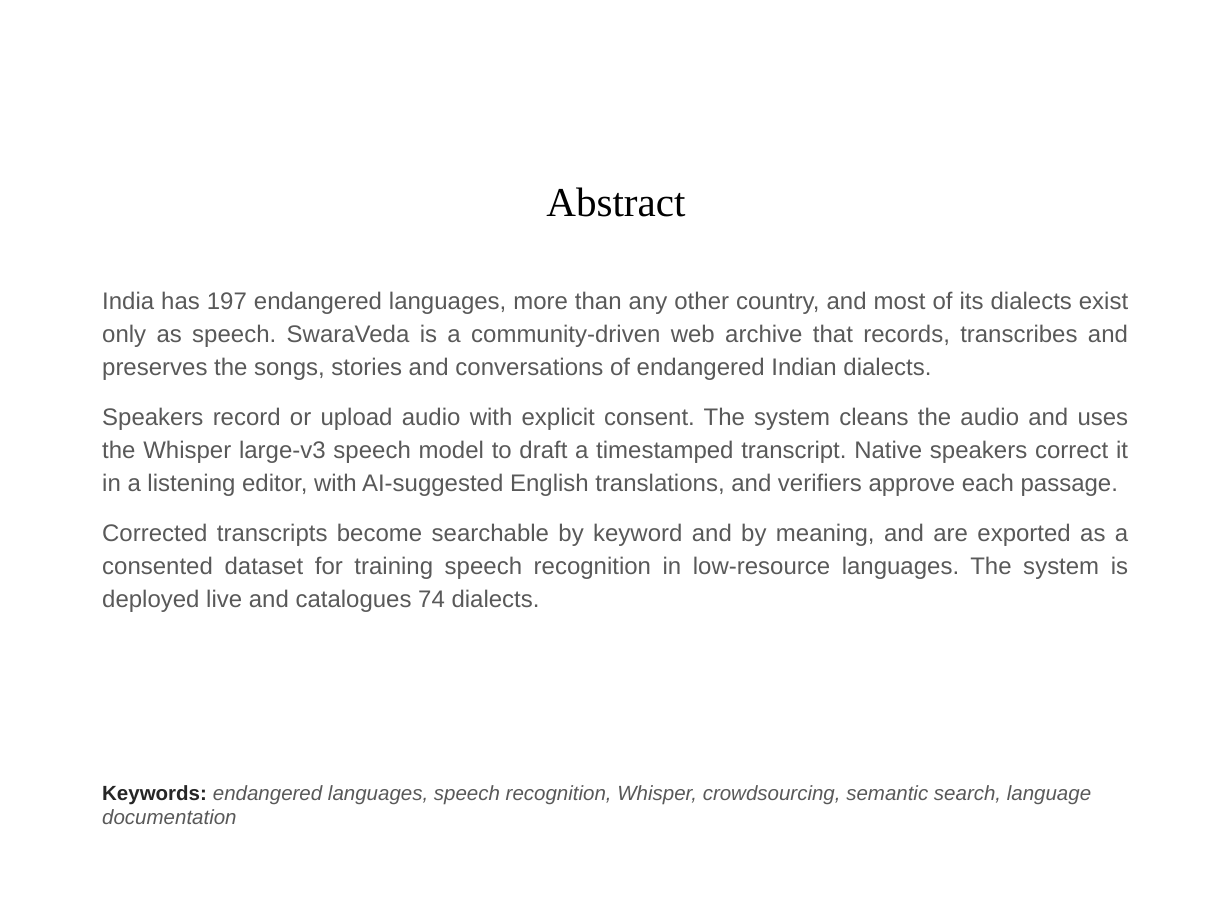
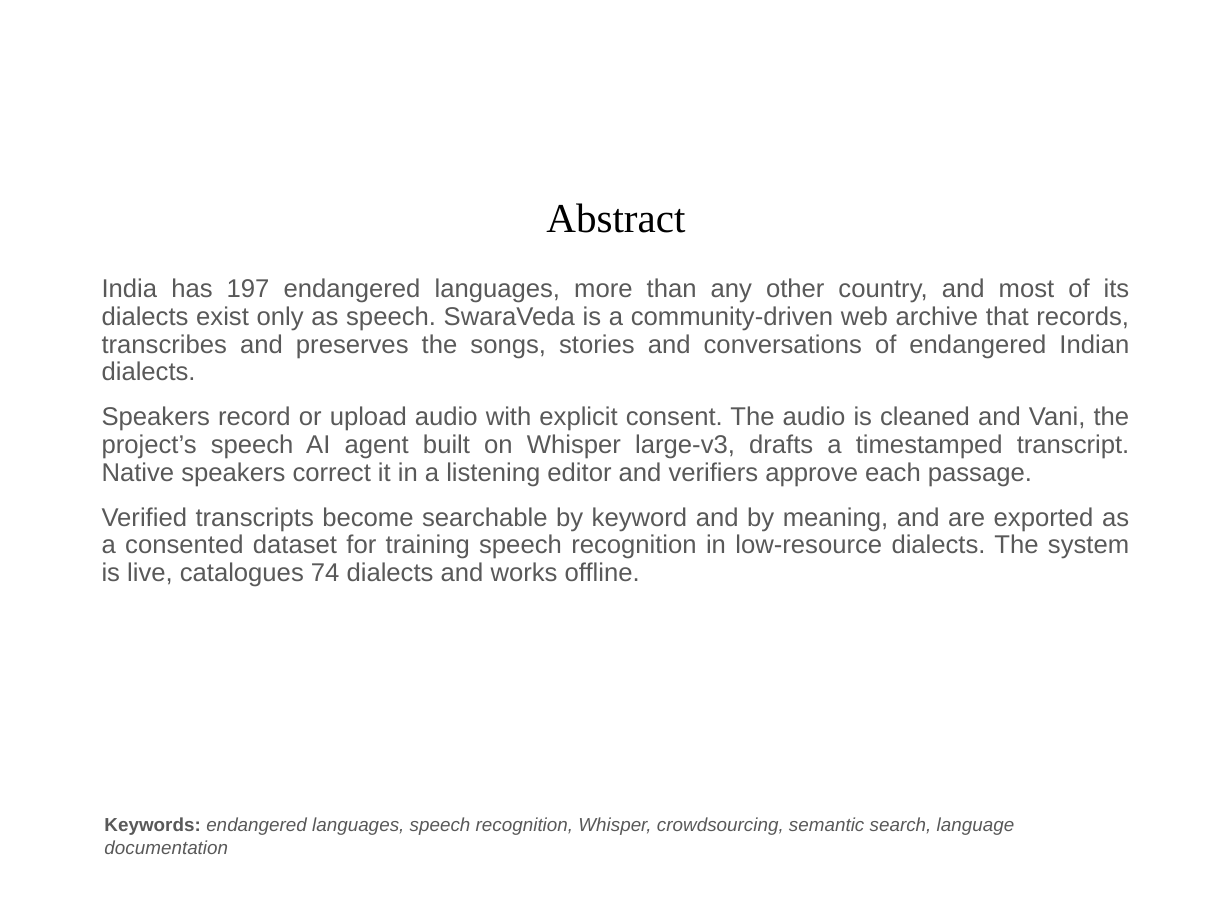
Before and after one commit to Mohamed-Ali-4/SwaraVeda, a slide deck: slide 3 of docs/SwaraVeda_Review2.pptx. Drawn at 1232x924 pixels with LibreOffice and Linux fonts; fonts in the diff are those of the drawing; background and template pictures are left out. Boxes give left, top, right and bottom in pixels: in the first picture for what was removed or moved away, otherwise in the second. Text is boxed around its words. In the diff, an @@ line names an element or a change of style, - is before the commit and + after.

```diff
--- a/docs/SwaraVeda_Review2.pptx
+++ b/docs/SwaraVeda_Review2.pptx
@@ text "Abstract": place and size @@
-text "Abstract" at <box>546,187,685,217</box>
+text "Abstract" at <box>546,203,685,233</box>
@@ text at <box>102,278,1130,380</box>: size 14 to 15 pt in "India has 197 endangered languages, more than ..."; line spacing 1.15 to 0.9; more space between paragraphs @@
@@ text at <box>102,406,1130,587</box>: text changed; size 14 to 15 pt @@
-Speakers record or upload audio with explicit consent. The system cleans the audio and uses the Whisper large-v3 speech model to draft a timestamped transcript. Native speakers correct it in a listening editor, with AI-suggested English translations, and verifiers approve each passage.
-Corrected transcripts become searchable by keyword and by meaning, and are exported as a consented dataset for training speech recognition in low-resource languages. The system is deployed live and catalogues 74 dialects.
+Speakers record or upload audio with explicit consent. The audio is cleaned and Vani, the project’s speech AI agent built on Whisper large-v3, drafts a timestamped transcript. Native speakers correct it in a listening editor and verifiers approve each passage.
+Verified transcripts become searchable by keyword and by meaning, and are exported as a consented dataset for training speech recognition in low-resource dialects. The system is live, catalogues 74 dialects and works offline.
@@ text "Keywords: endangered languages, speech recognition, ...": place and size @@
-text "Keywords: endangered languages, speech recognition, ..." at <box>102,785,1091,824</box>
+text "Keywords: endangered languages, speech recognition, ..." at <box>104,817,1015,854</box>
@@ text "Keywords: endangered languages, speech recognition, ..." at <box>104,817,1015,854</box>: size 12 to 11 pt; text colour #262626 to #595959 in "Keywords:" @@
```
Also in this commit, not shown: 6 other slides changed, 3 slides added, 8 slides removed, 1 other file.
